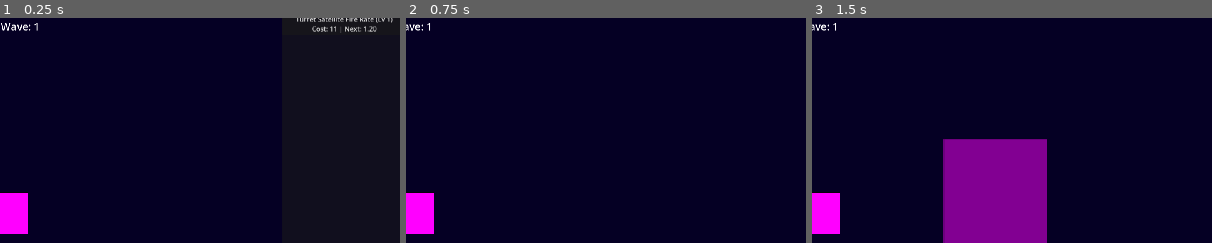
Above: before the commit, frames 1-3 (left to right).
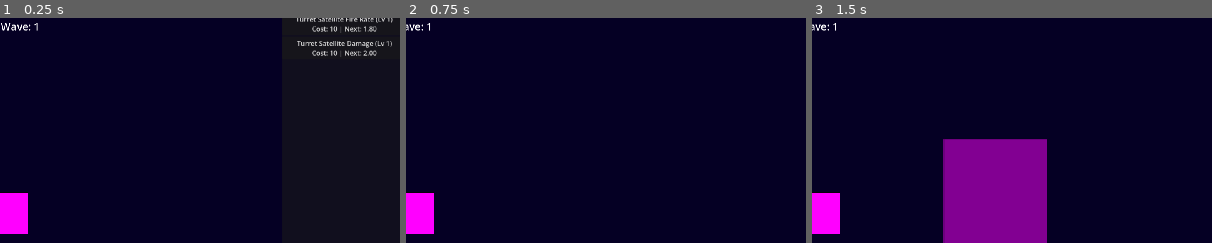
Above: after the commit, the same moments.

Repository: naeemR123/Learners-Game-Jam--2
Game: Godot game, scene res://Scenes/main.tscn
Two runs of this game, one before a commit and one after it. Both use one fixed random seed, a clock stepped at 60 frames per second and the inputs below.
Inputs (mouse positions are % of the whole screen's width and height, from its top left):
- Up to frame 1 (0.25 s): no input
- Up to frame 2 (0.75 s): click "Start Wave" at 0.5 s
- Up to frame 3 (1.5 s): tap Enter at 1.25, 1.35 s; move the mouse to (72, 45) at 1.27 s; click (72, 45) at 1.42 s
The pictures show only the part of the screen within x 49-99%, y 7-57%; the shares and areas given below are measured in that part.

The runs differ from the first frame. In frame 1, 0.6% of the frame differs, in the area x 74-98%, y 3-18%; in frame 2, nothing differs; in frame 3, nothing differs.

Commit message:
Add boss wave label logic, UI & balance tweaks
Introduce boss wave label fix and UI indicators, plus gameplay balance and resource updates:

- Wave manager: add next_boss_wave, schedule boss waves in start_wave(), add boss_wave() stub, and reset next_boss_wave on reset.
- UI: add BossWaveLabel and show upcoming boss wave when within 5 waves; adjust StartWaveButton sizing/position.
- Upgrades/resources: add turret damage upgrade resource; adjust turret fire-rate upgrade values; tweak upgrade cost calculation to return base cost at level 1.
- Defenses & asteroids: reduce turret default damage and adjust default fire rate; add damage to comet asteroid and increase tank asteroid max speed.
- Collector satellites: add orbit radius and orbit speed variance for more spread in spawning and per-satellite behavior.
- Minor cleanup: remove unused turret/collector exports from main scene/script and normalize formatting in purchase_upgrade.
- Project: bump Godot feature version to 4.7.

These changes add groundwork for boss encounters, expose upcoming boss info to players, and apply several balance and behavior tweaks to satellites, turrets, and asteroids.

Diff:
--- a/Scenes/main.tscn
+++ b/Scenes/main.tscn
@@ -2,16 +2,12 @@
 
 [ext_resource type="Script" uid="uid://bb0s0w0mfpx5c" path="res://Scripts/main.gd" id="1_344ge"]
 [ext_resource type="PackedScene" uid="uid://clr4m10penbht" path="res://Scenes/planet.tscn" id="1_jjgbg"]
-[ext_resource type="Resource" uid="uid://doyfo336gdf5o" path="res://Scripts/Resources/Defenses/turret_satellite.tres" id="2_344ge"]
 [ext_resource type="Script" uid="uid://m860hk5ygins" path="res://Scripts/asteroid_spawner.gd" id="2_bo1nx"]
-[ext_resource type="Resource" uid="uid://d3u0lub8qw7dc" path="res://Scripts/Resources/Defenses/collector_satellite.tres" id="3_ynf5e"]
 [ext_resource type="PackedScene" uid="uid://ct42g3vrmj7ac" path="res://Scenes/tractor_beam.tscn" id="5_kry3j"]
 [ext_resource type="PackedScene" uid="uid://nphp6edurswp" path="res://Scenes/ui.tscn" id="7_6bp64"]
 
 [node name="Main" type="Node2D" unique_id=1160054467]
 script = ExtResource("1_344ge")
-turret = ExtResource("2_344ge")
-collector = ExtResource("3_ynf5e")
 
 [node name="ColorRect" type="ColorRect" parent="." unique_id=1573043977]
 offset_right = 1920.0
--- a/Scenes/ui.tscn
+++ b/Scenes/ui.tscn
@@ -52,17 +52,36 @@
 grow_horizontal = 2
 grow_vertical = 2
 
+[node name="BossWaveLabel" type="Label" parent="ShopContainer" unique_id=999909947]
+custom_minimum_size = Vector2(225, 30)
+layout_mode = 1
+anchors_preset = 7
+anchor_left = 0.5
+anchor_top = 1.0
+anchor_right = 0.5
+anchor_bottom = 1.0
+offset_left = -121.0
+offset_top = -151.0
+offset_right = 121.0
+offset_bottom = -121.0
+grow_horizontal = 2
+grow_vertical = 0
+theme_override_font_sizes/font_size = 24
+text = "Upcoming Boss: Wave XX"
+horizontal_alignment = 1
+
 [node name="StartWaveButton" type="Button" parent="ShopContainer" unique_id=1335325550]
+custom_minimum_size = Vector2(200, 50)
 layout_mode = 1
 anchors_preset = -1
 anchor_left = 0.5
 anchor_top = 1.0
 anchor_right = 0.5
 anchor_bottom = 1.0
-offset_left = -125.0
+offset_left = -150.0
 offset_top = -111.90997
-offset_right = 125.0
-offset_bottom = -31.90918
+offset_right = 150.0
+offset_bottom = -31.908936
 grow_horizontal = 2
 grow_vertical = 0
 theme_override_font_sizes/font_size = 30
--- a/Scripts/Globals/wave_manager.gd
+++ b/Scripts/Globals/wave_manager.gd
@@ -10,6 +10,7 @@
 # Wave Properties
 var current_wave : int = 1
 var wave_active : bool
+var next_boss_wave : int = randi_range(15, 20)
 
 var max_asteroids : int
 var asteroids_spawned : int = 0
@@ -110,6 +111,11 @@
 	asteroids_spawned = 0
 	asteroids_alive = 0
 
+	if next_boss_wave == current_wave:
+		boss_wave()
+		next_boss_wave = current_wave + randi_range(15, 20)
+		return
+
 	# Calculates asteroid amound and their spawn interval
 	# based on the current wave number
 	max_asteroids = 4 + (current_wave * 2)
@@ -117,6 +123,10 @@
 
 	# Sends the spawn timer interval to the asteroid spawner
 	timer_interval.emit(spawn_interval)
+
+
+func boss_wave() -> void:
+	pass
 
 
 # Used by the asteroid spawner | Runs pick_asteroid_type and returns chosen asteroid type
@@ -147,7 +157,8 @@
 		wave_complete.emit()
 
 
-# Resets Wave to 1 | Called via game_reset() in Game_Manager
+# Resets Wave info | Called via game_reset() in Game_Manager
 func reset() -> void:
 	current_wave = 1
+	next_boss_wave = randi_range(15, 20)
 	wave_active = false
--- a/Scripts/ResourceScripts/upgrade_data.gd
+++ b/Scripts/ResourceScripts/upgrade_data.gd
@@ -30,7 +30,10 @@
 #################
 
 func get_current_cost() -> int:
-	return int(base_cost * pow(cost_multiplier, current_level))
+	if current_level == 1:
+		return int(base_cost)
+	else:
+		return int(base_cost * pow(cost_multiplier, current_level))
 
 
 func get_current_value() -> float:
--- a/Scripts/Resources/Asteroids/comet_asteroid.tres
+++ b/Scripts/Resources/Asteroids/comet_asteroid.tres
@@ -12,6 +12,7 @@
 scale_ratio = 0.5
 max_health = 1.0
 max_speed = 150.0
+damage = 15.0
 slow_resistance = 0.25
 min_wave = 5
 spawn_weight = 2.0
--- a/Scripts/Resources/Asteroids/tank_asteroid.tres
+++ b/Scripts/Resources/Asteroids/tank_asteroid.tres
@@ -11,7 +11,7 @@
 sprite_texture = SubResource("PlaceholderTexture2D_4qp8t")
 scale_ratio = 1.5
 max_health = 15.0
-max_speed = 20.0
+max_speed = 30.0
 damage = 8.0
 slow_resistance = 0.5
 min_wave = 7
--- a/Scripts/Resources/Defenses/turret_satellite.tres
+++ b/Scripts/Resources/Defenses/turret_satellite.tres
@@ -10,11 +10,10 @@
 display_name = "Turret Satellite"
 description = "Defensive satellite that orbits the planet, shooting Asteroids in its range."
 defense_scene = ExtResource("1_kx8qd")
-unlock_wave = 1
 base_cost = 5
 default_stats = {
-"damage": 3.0,
-"fire_rate": 2.0,
+"damage": 1.0,
+"fire_rate": 2.6,
 "orbit_speed": 1.0,
 "range": 300.0,
 "turn_speed": 10.0
--- /dev/null
+++ b/Scripts/Resources/Upgrades/turret_satellite_damage_upgrade.tres
@@ -0,0 +1,13 @@
+[gd_resource type="Resource" script_class="UpgradeData" format=3 uid="uid://deteak5870qop"]
+
+[ext_resource type="Script" uid="uid://b3n4xmqgxjhgf" path="res://Scripts/ResourceScripts/upgrade_data.gd" id="1_ttrus"]
+
+[resource]
+script = ExtResource("1_ttrus")
+id = "damage"
+display_name = "Turret Satellite Damage"
+target_category = "turret_satellite"
+description = "Each Upgrade:
+- Increases damage for all turret satellites. (Increased Damage)"
+val_up_per_level = 1.0
+metadata/_custom_type_script = "uid://b3n4xmqgxjhgf"
--- a/Scripts/Resources/Upgrades/turret_satellite_fire_rate_upgrade.tres
+++ b/Scripts/Resources/Upgrades/turret_satellite_fire_rate_upgrade.tres
@@ -8,5 +8,7 @@
 display_name = "Turret Satellite Fire Rate"
 target_category = "turret_satellite"
 description = "Each Upgrade:
-- Decreases time between shots for turret satellites. (Decreased cooldown)"
+- Decreases time between shots for all turret satellites. (Decreased cooldown)"
+base_value = 2.0
+val_up_per_level = -0.2
 metadata/_custom_type_script = "uid://b3n4xmqgxjhgf"
--- a/Scripts/collector_satellite.gd
+++ b/Scripts/collector_satellite.gd
@@ -11,14 +11,16 @@
 
 var my_id : String
 var my_orbit_radius : float = 150
+var orbit_radius_variance : float = 40
 var my_range : float = 100.0
 var my_orbit_speed : float = 0.5
+var orbit_speed_variance : float = 0.3
 var my_collection_speed : float = 100
 var my_collection_strength : float = 5
 
 func initialize(data: SatelliteData):
 	my_id = data.id
-	my_orbit_radius = randf_range(data.orbit_radius - 20, data.orbit_radius + 20)
+	my_orbit_radius = randf_range(data.orbit_radius - orbit_radius_variance, data.orbit_radius + orbit_radius_variance)
 
 	# Randomizes starting angle so they don't all spawn at the exact same spot
 	rotation = randf_range(0, TAU)		# TAU is 360 degrees in radians
@@ -47,7 +49,7 @@
 func _process(delta: float) -> void:
 
 	# Rotates the pivot to make the satellite orbit
-	rotation += my_orbit_speed * delta
+	rotation += randf_range(my_orbit_speed - orbit_speed_variance, my_orbit_speed + orbit_speed_variance) * delta
 
 
 func _physics_process(delta: float) -> void:
--- a/Scripts/main.gd
+++ b/Scripts/main.gd
@@ -3,9 +3,6 @@
 
 @onready var game := Game_Manager
 
-@export var turret : SatelliteData
-@export var collector : SatelliteData
-
 
 func _ready() -> void:
 	game.add_resource(15)
--- a/Scripts/ui.gd
+++ b/Scripts/ui.gd
@@ -12,6 +12,7 @@
 # Labels
 @onready var rlabel: Label = $ResourceLabel
 @onready var wlabel: Label = $WaveLabel
+@onready var bwave_label: Label = $ShopContainer/BossWaveLabel
 @onready var planet_shield: Label = $PlanetShield
 
 # Buttons
@@ -86,6 +87,12 @@
 		shop_container.show()
 		wlabel.text = "Next Wave: " + str(wave.current_wave)
 
+		# Displays next boss wave if current wave is within 5 waves
+		if wave.current_wave + 5 >= wave.next_boss_wave:
+			bwave_label.text = "Upcoming Boss: Wave " + str(wave.next_boss_wave)
+		else:
+			bwave_label.text = ""
+
 		# Deletes any existing buttons in the Shop lists
 		for child in defenses_list.get_children():
 			child.queue_free()
@@ -93,12 +100,13 @@
 		for child in upgrades_list.get_children():
 			child.queue_free()
 
-
+		# Populates buttons in Defenses list in Shop with all available Defenses
 		for defense in game.all_defenses:
 			var button = DEFENSE_BUTTON.instantiate()
 			button.defense_data = defense
 			defenses_list.add_child(button)
 
+		# Populates buttons in Upgrades list in Shop with all available Upgrades
 		for upgrade in game.all_upgrades:
 			var button = UPGRADE_BUTTON.instantiate()
 			button.upgrade_data = upgrade
--- a/project.godot
+++ b/project.godot
@@ -12,7 +12,7 @@
 
 config/name="Learner's Gameathon GameJam #2"
 run/main_scene="uid://b2gekchbr7tpo"
-config/features=PackedStringArray("4.6", "Forward Plus")
+config/features=PackedStringArray("4.7", "Forward Plus")
 config/icon="res://icon.svg"
 
 [autoload]
